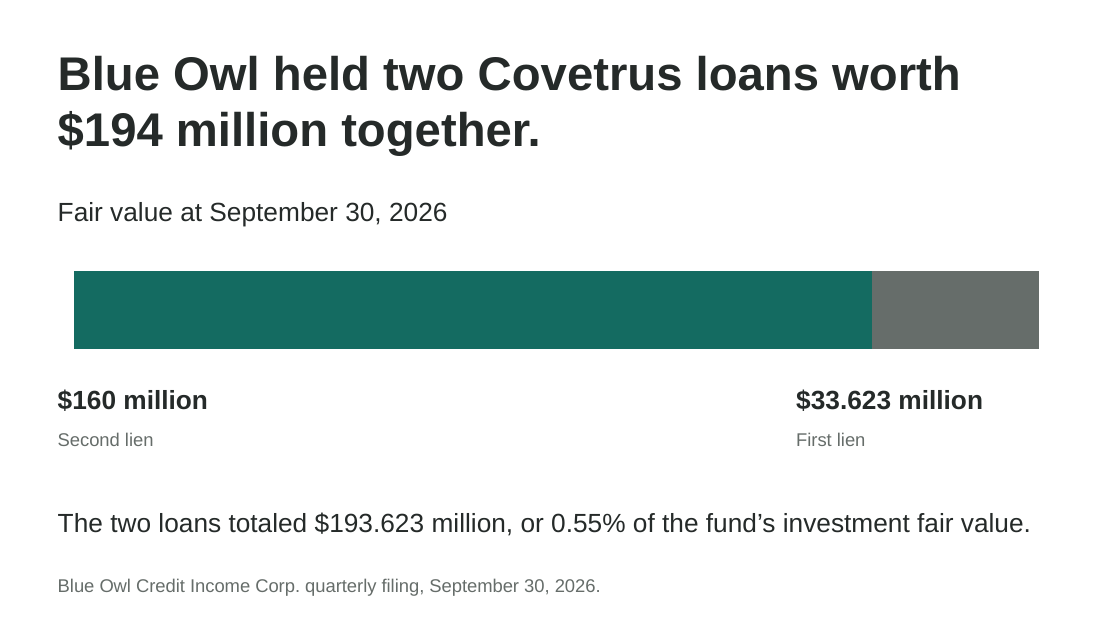
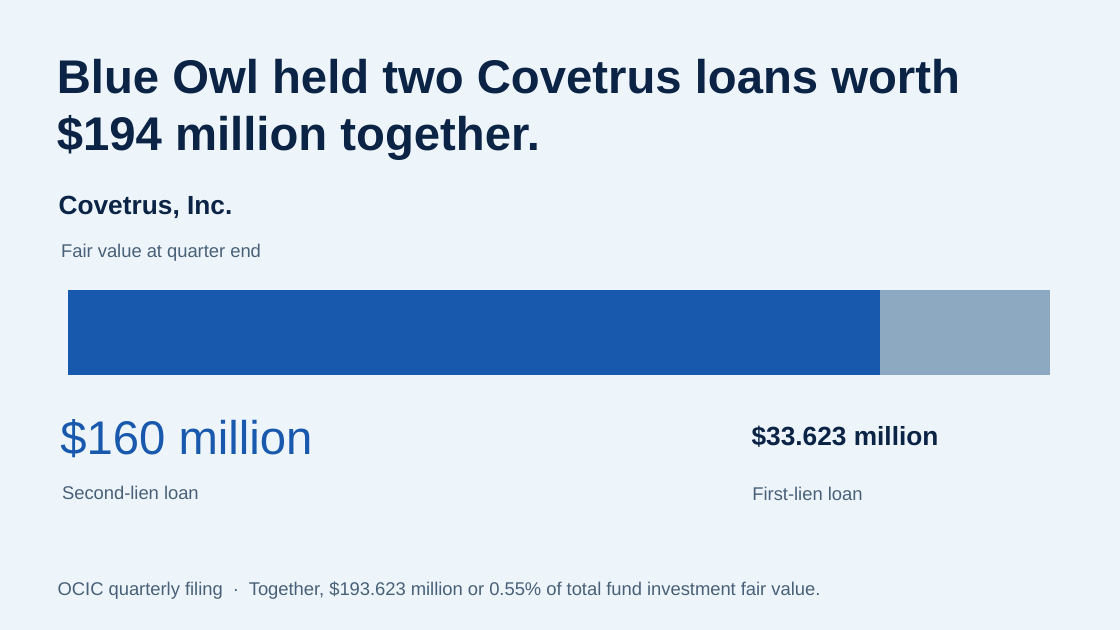
Before and after one commit to marcswartz/ivey-group7-portfolio, a slide deck: slide 8 of presentation.pptx. Drawn at 1120x630 pixels with LibreOffice and Linux fonts; fonts in the diff are those of the drawing. Boxes give left, top, right and bottom in pixels: in the first picture for what was removed or moved away, otherwise in the second. Text is boxed around its words. In the diff, an @@ line names an element or a change of style, - is before the commit and + after.

Commit message:
Restore the blue visual identity and show the investor prototype in use

```diff
--- a/presentation.pptx
+++ b/presentation.pptx
@@ background #FFFFFF to #EDF5FB @@
@@ text "Blue Owl held two Covetrus ..." at <box>57,58,960,160</box>: text colour #252A29 to #0B2345 @@
@@ text at <box>59,195,232,218</box>: text changed; text colour #252A29 to #0B2345; bold on @@
-Fair value at September 30, 2026
+Covetrus, Inc.
@@ text added at <box>61,243,261,261</box>, 15.8 pt, text #486078 @@
+Fair value at quarter end
@@ bar stacked chart at <box>47,284,1071,382</box> @@
@@ colour of Series 1 #146B61 to #1959AD @@
@@ colour of Series 2 #666D6A to #8DA9C2 @@
@@ bar stacked chart: place and size @@
-bar stacked chart at <box>55,266,1060,355</box>
+bar stacked chart at <box>47,284,1071,382</box>
@@ text "$160 million": place and size @@
-text "$160 million" at <box>58,389,208,411</box>
+text "$160 million" at <box>60,419,313,458</box>
@@ text "$160 million" at <box>60,419,313,458</box>: size 22.5 to 40.5 pt, text colour #252A29 to #1959AD, bold off @@
@@ text "$33.623 million" at <box>752,425,939,447</box>: text colour #252A29 to #0B2345 @@
@@ text "$33.623 million": place and size @@
-text "$33.623 million" at <box>796,389,983,411</box>
+text "$33.623 million" at <box>752,425,939,447</box>
@@ text at <box>62,485,199,499</box>: text changed; text colour #666D6A to #486078 @@
-Second lien
+Second-lien loan
@@ text at <box>752,486,863,500</box>: text changed; text colour #666D6A to #486078 @@
-First lien
+First-lien loan
@@ text removed at <box>58,512,1031,536</box> @@
-The two loans totaled $193.623 million, or 0.55% of the fund’s investment fair value.
@@ text at <box>58,581,820,599</box>: text changed; text colour #666D6A to #486078 @@
-Blue Owl Credit Income Corp. quarterly filing, September 30, 2026.
+OCIC quarterly filing · Together, $193.623 million or 0.55% of total fund investment fair value.
```
Also in this commit, not shown: 9 other slides changed, 3 slides added, 3 slides removed, 19 other files.
